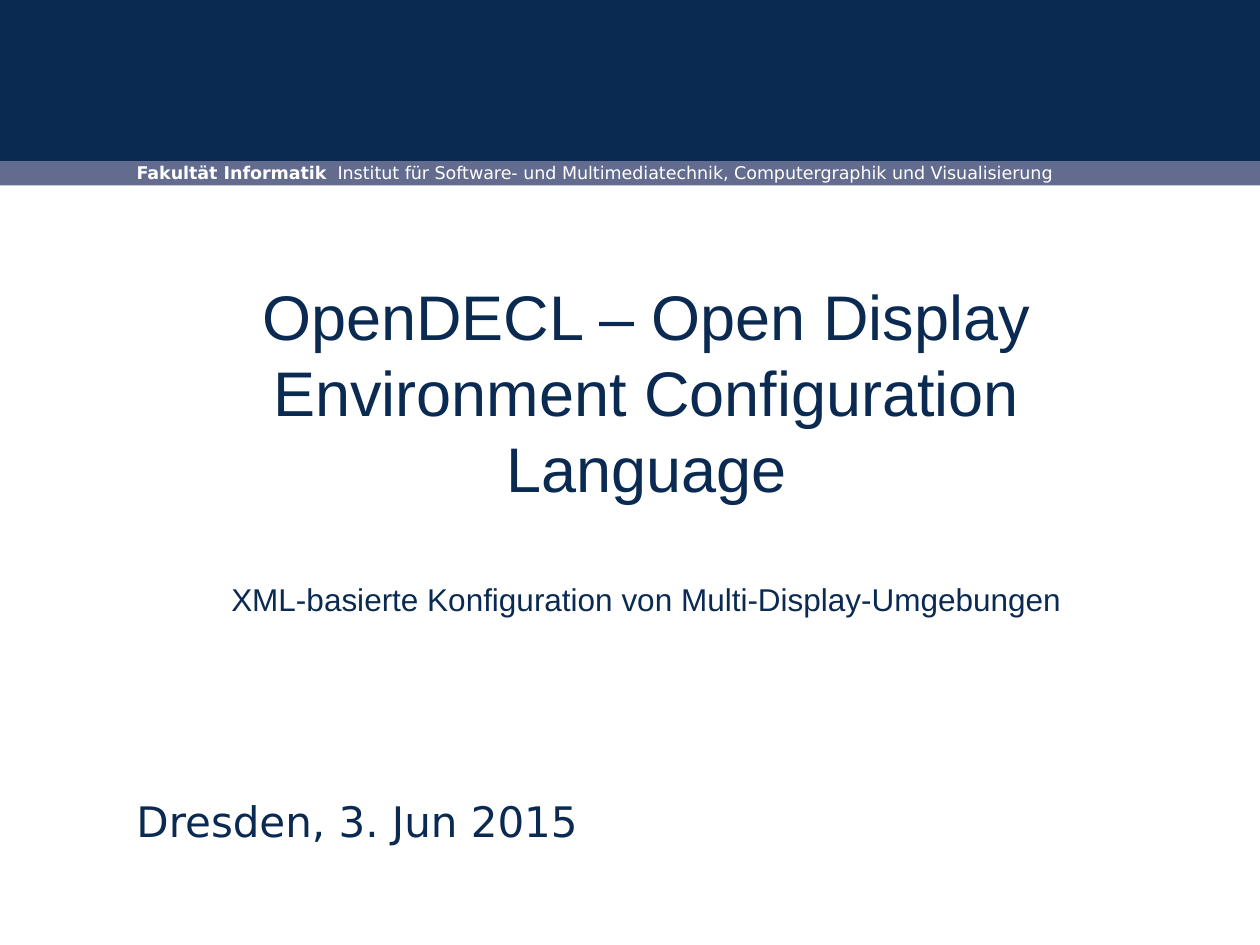
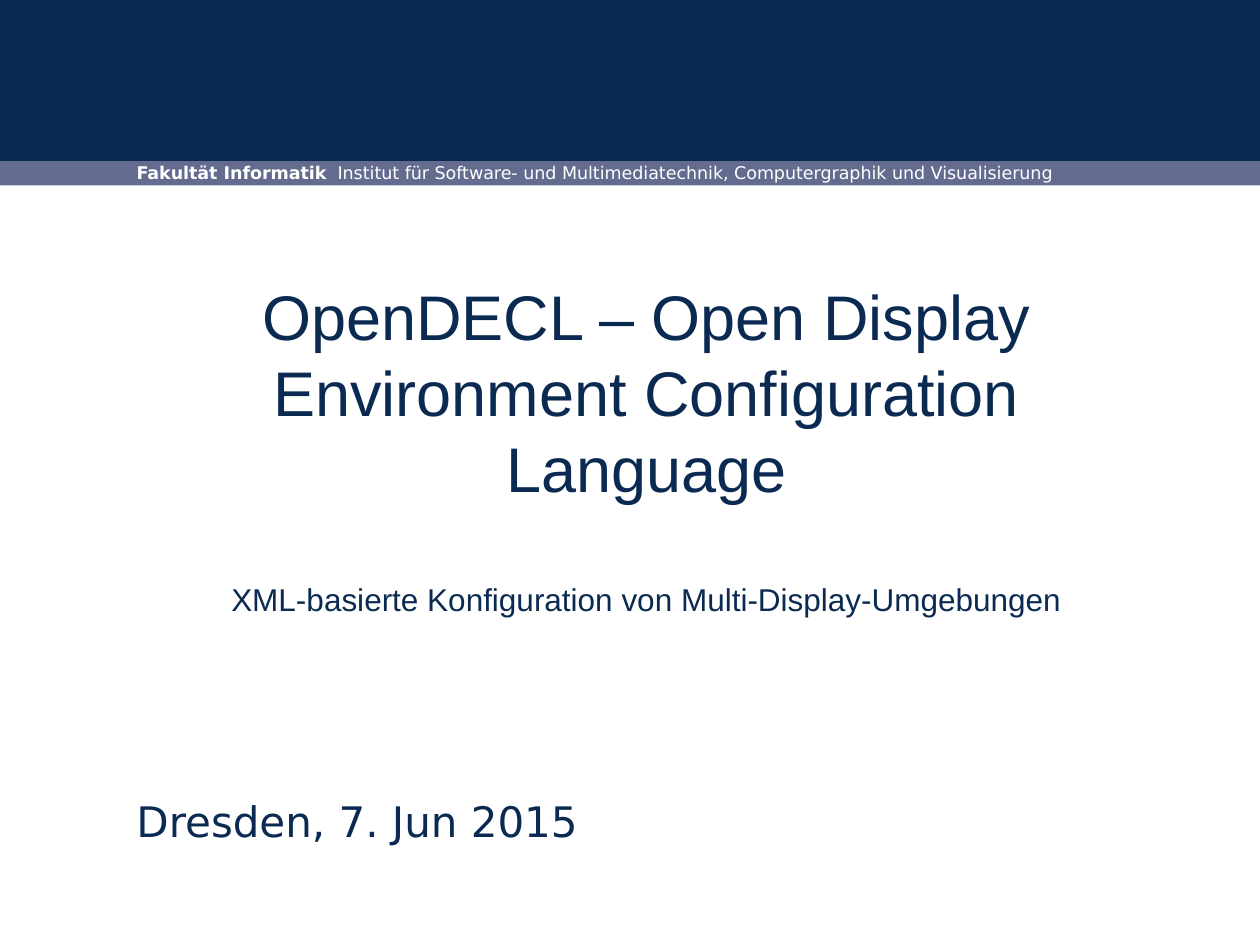
Before and after one commit to Neox-1990/OpenDECL-Diplom, a slide deck: slide 1 of Präsentationen/Zwischenpräsentation/Zwischenpräsentation.odp. Drawn at 1260x945 pixels with LibreOffice and Linux fonts; fonts in the diff are those of the drawing; background and template pictures are left out. Boxes give left, top, right and bottom in pixels: in the first picture for what was removed or moved away, otherwise in the second. Text is boxed around its words. In the diff, an @@ line names an element or a change of style, - is before the commit and + after.

```diff
--- a/Präsentationen/Zwischenpräsentation/Zwischenpräsentation.odp
+++ b/Präsentationen/Zwischenpräsentation/Zwischenpräsentation.odp
@@ subtitle at [136, 805, 578, 846]: text changed @@
-Dresden, 3. Jun 2015
+Dresden, 7. Jun 2015
```
Also in this commit, not shown: 5 other slides changed, 8 other files.
